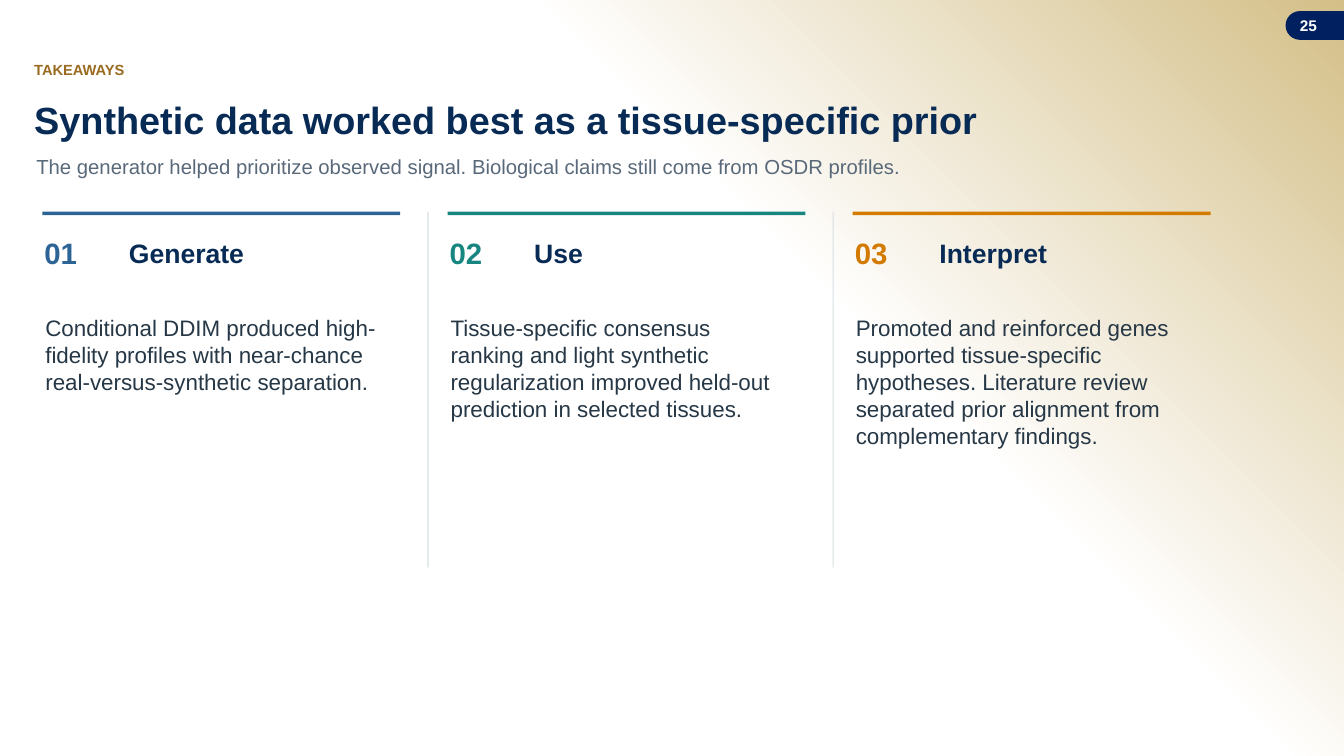
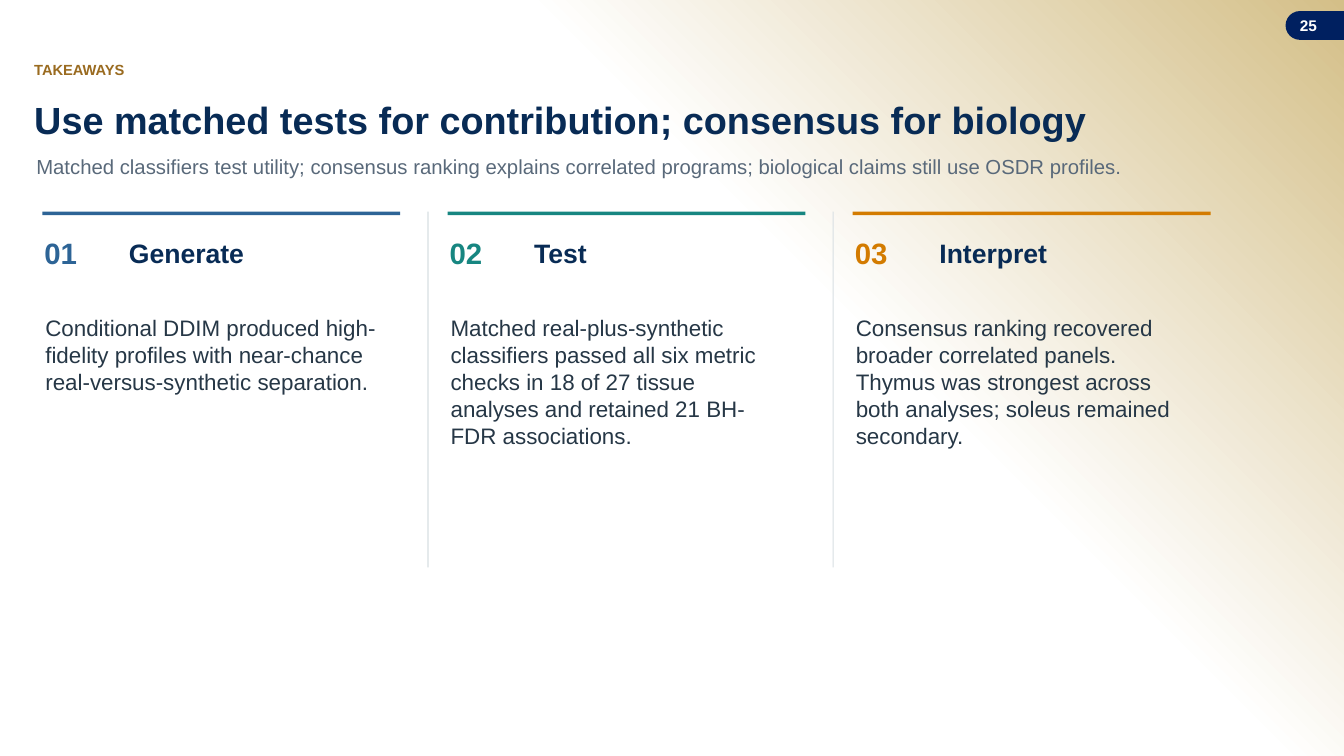
Before and after one commit to jasont314/nasa-mouse, a slide deck: slide 25 of presentation/SLSTP_2026_Generative_Transcriptomics.pptx. Drawn at 1344x756 pixels with LibreOffice and Linux fonts; fonts in the diff are those of the drawing; background and template pictures are left out. Boxes give left, top, right and bottom in pixels: in the first picture for what was removed or moved away, otherwise in the second. Text is boxed around its words. In the diff, an @@ line names an element or a change of style, - is before the commit and + after.

Commit message:
Update talk with matched classifier analysis

```diff
--- a/presentation/SLSTP_2026_Generative_Transcriptomics.pptx
+++ b/presentation/SLSTP_2026_Generative_Transcriptomics.pptx
@@ text at (x1=34, y1=106, x2=1086, y2=141): text changed @@
-Synthetic data worked best as a tissue-specific prior
+Use matched tests for contribution; consensus for biology
@@ text at (x1=36, y1=159, x2=1121, y2=178): text changed @@
-The generator helped prioritize observed signal. Biological claims still come from OSDR profiles.
+Matched classifiers test utility; consensus ranking explains correlated programs; biological claims still use OSDR profiles.
@@ text at (x1=534, y1=244, x2=587, y2=264): text changed @@
-Use
+Test
@@ text at (x1=451, y1=319, x2=756, y2=445): text changed @@
-Tissue-specific consensus ranking and light synthetic regularization improved held-out prediction in selected tissues.
+Matched real-plus-synthetic classifiers passed all six metric checks in 18 of 27 tissue analyses and retained 21 BH-FDR associations.
@@ text at (x1=856, y1=319, x2=1170, y2=449): text changed @@
-Promoted and reinforced genes supported tissue-specific hypotheses. Literature review separated prior alignment from complementary findings.
+Consensus ranking recovered broader correlated panels. Thymus was strongest across both analyses; soleus remained secondary.
```
Also in this commit, not shown: 9 other slides changed, 2 slides added, 2 slides removed, 2 other files.
